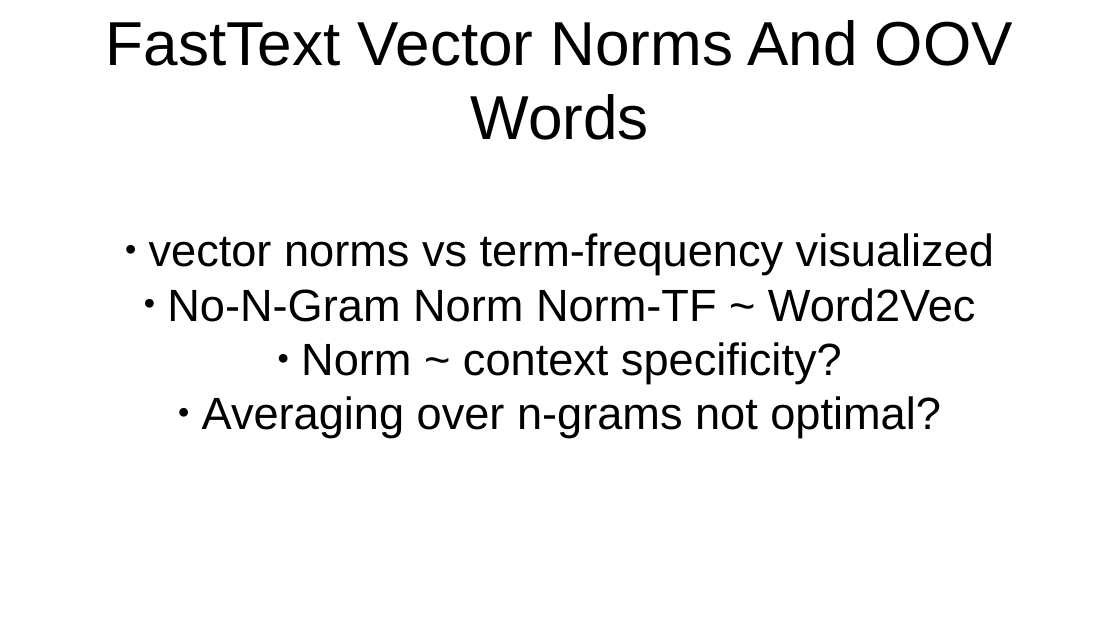
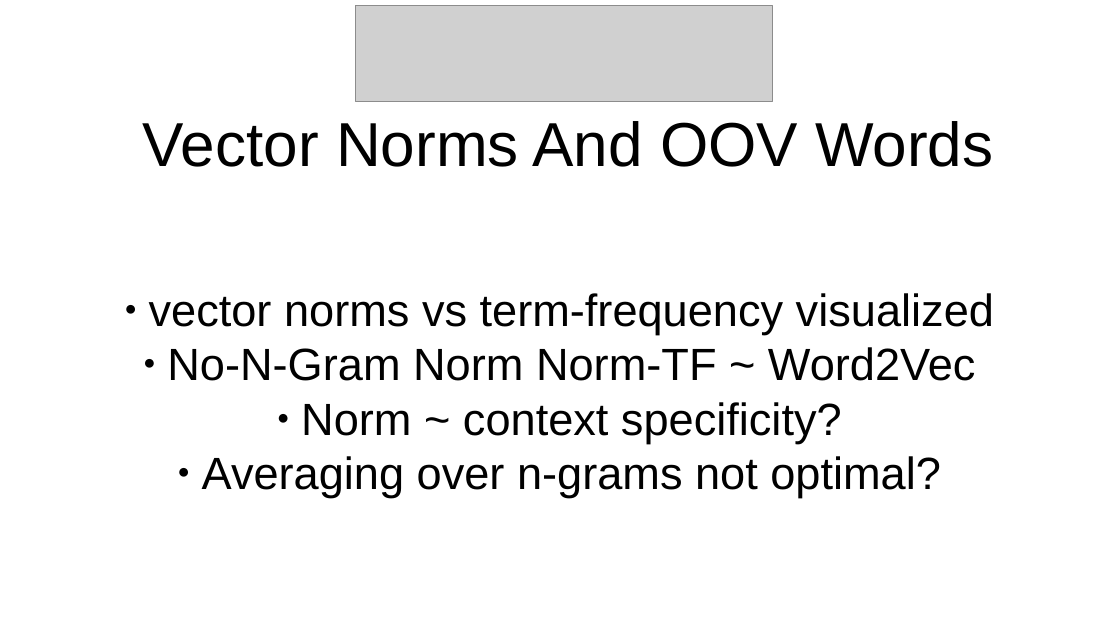
Before and after one commit to vackosar/fasttext-vector-norms-and-oov-words, a slide deck: slide 1 of presentation.odp. Drawn at 1120x630 pixels with LibreOffice and Linux fonts; fonts in the diff are those of the drawing; grey boxes stand for pictures. Boxes give left, top, right and bottom in pixels: in the first picture for what was removed or moved away, otherwise in the second. Text is boxed around its words. In the diff, an @@ line names an element or a change of style, - is before the commit and + after.

Commit message:
presentation

```diff
--- a/presentation.odp
+++ b/presentation.odp
@@ picture added at bbox=[356, 6, 772, 102] @@
@@ title at bbox=[143, 121, 993, 167]: text changed @@
-FastText Vector Norms And OOV Words
+Vector Norms And OOV Words
@@ subtitle "vector norms vs term-frequency visualized": place and size @@
-subtitle "vector norms vs term-frequency visualized" at bbox=[149, 233, 994, 438]
+subtitle "vector norms vs term-frequency visualized" at bbox=[149, 293, 994, 498]
```
Also in this commit, not shown: 4 other slides changed, 3 slides added, 1 other file.
